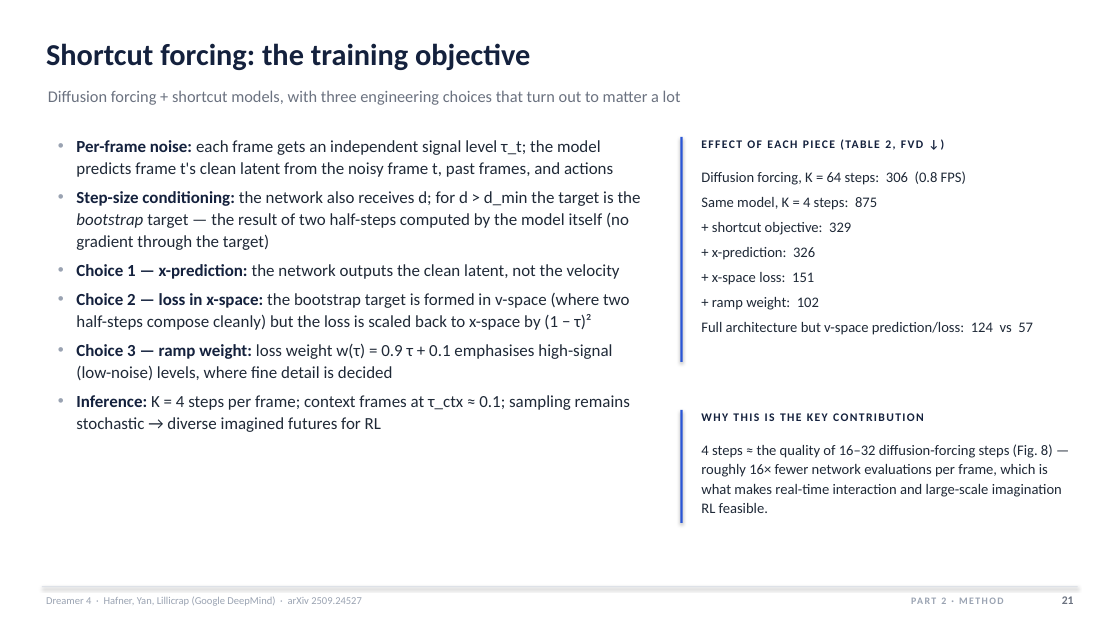
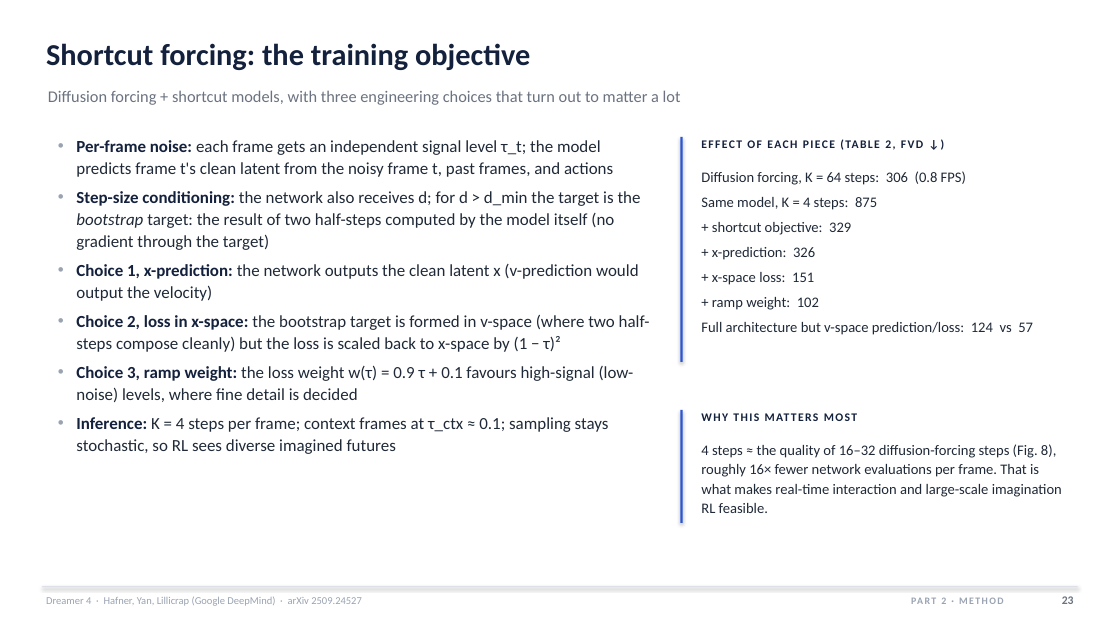
Before and after one commit to HarmannBitte/Dreamer-4, a slide deck: slide 23 of presentation/Dreamer4_Deep_Dive.pptx (slide 21 before the commit). Drawn at 1120x630 pixels with LibreOffice and Linux fonts; fonts in the diff are those of the drawing. Boxes give left, top, right and bottom in pixels: in the first picture for what was removed or moved away, otherwise in the second. Text is boxed around its words. In the diff, an @@ line names an element or a change of style, - is before the commit and + after.

Commit message:
Humanizer text pass over both decks (blader/humanizer v3); new slides: Algorithm 1 in full (eqs. 5-11); deep dive v7 (52 slides), final talk v2 (45 slides); v6 + final v1 renders archived in versions/

```diff
--- a/presentation/Dreamer4_Deep_Dive.pptx
+++ b/presentation/Dreamer4_Deep_Dive.pptx
@@ text at (x1=76, y1=191, x2=650, y2=454): text changed @@
-• Step-size conditioning: the network also receives d; for d > d_min the target is the bootstrap target — the result of two half-steps computed by the model itself (no gradient through the target)
-• Choice 1 — x-prediction: the network outputs the clean latent, not the velocity
-• Choice 2 — loss in x-space: the bootstrap target is formed in v-space (where two half-steps compose cleanly) but the loss is scaled back to x-space by (1 − τ)²
-• Choice 3 — ramp weight: loss weight w(τ) = 0.9 τ + 0.1 emphasises high-signal (low-noise) levels, where fine detail is decided
-• Inference: K = 4 steps per frame; context frames at τ_ctx ≈ 0.1; sampling remains stochastic → diverse imagined futures for RL
+• Step-size conditioning: the network also receives d; for d > d_min the target is the bootstrap target: the result of two half-steps computed by the model itself (no gradient through the target)
+• Choice 1, x-prediction: the network outputs the clean latent x (v-prediction would output the velocity)
+• Choice 2, loss in x-space: the bootstrap target is formed in v-space (where two half-steps compose cleanly) but the loss is scaled back to x-space by (1 − τ)²
+• Choice 3, ramp weight: the loss weight w(τ) = 0.9 τ + 0.1 favours high-signal (low-noise) levels, where fine detail is decided
+• Inference: K = 4 steps per frame; context frames at τ_ctx ≈ 0.1; sampling stays stochastic, so RL sees diverse imagined futures
@@ text at (x1=701, y1=413, x2=924, y2=421): text changed @@
-WHY THIS IS THE KEY CONTRIBUTION
+WHY THIS MATTERS MOST
@@ text at (x1=701, y1=444, x2=1062, y2=513): text changed @@
-4 steps ≈ the quality of 16–32 diffusion-forcing steps (Fig. 8) — roughly 16× fewer network evaluations per frame, which is what makes real-time interaction and large-scale imagination RL feasible.
+4 steps ≈ the quality of 16–32 diffusion-forcing steps (Fig. 8), roughly 16× fewer network evaluations per frame. That is what makes real-time interaction and large-scale imagination RL feasible.
@@ text at (x1=1062, y1=596, x2=1074, y2=604): text changed @@
-21
+23
```
Also in this commit, not shown: 47 other slides changed, 2 slides added, 18 other files.
